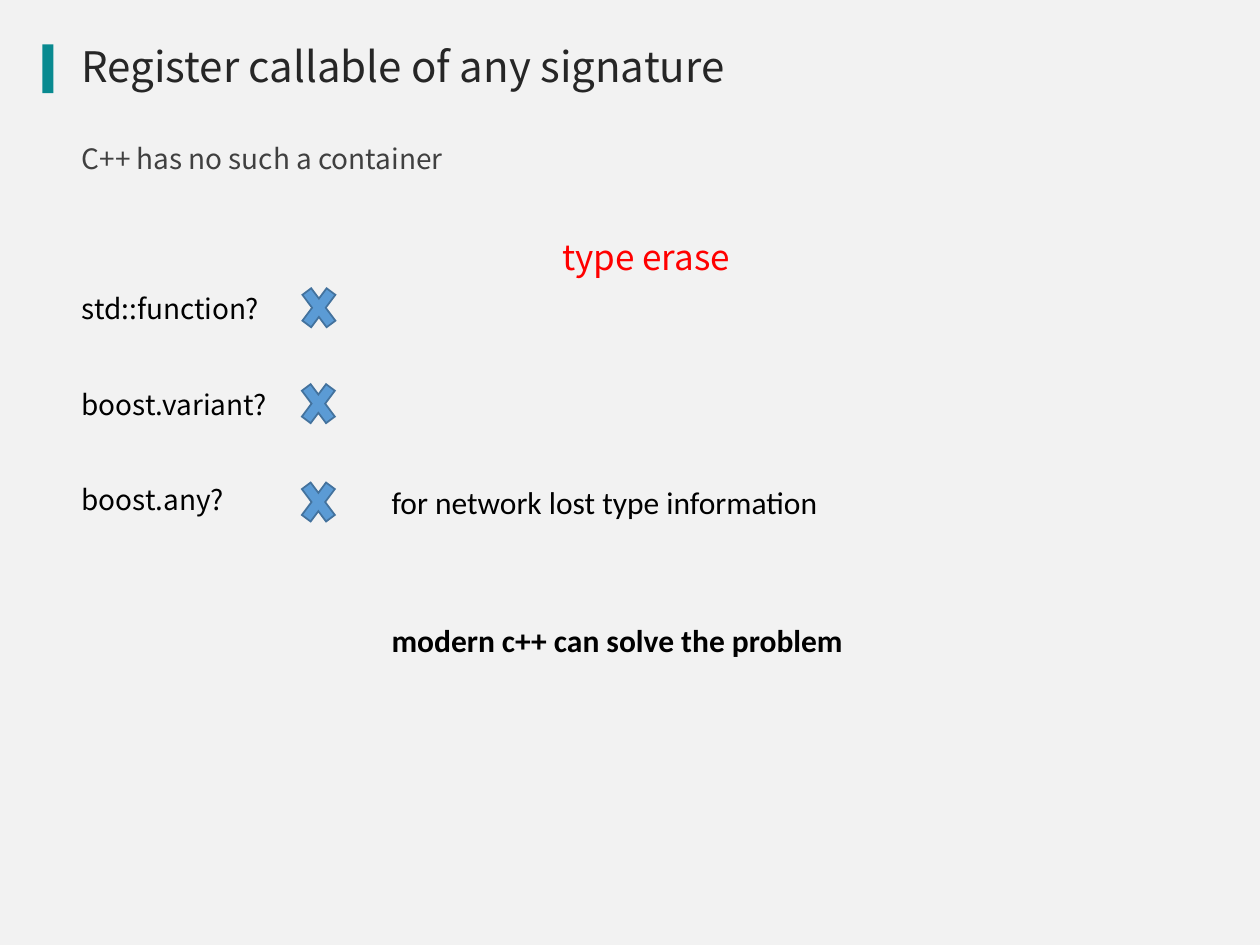
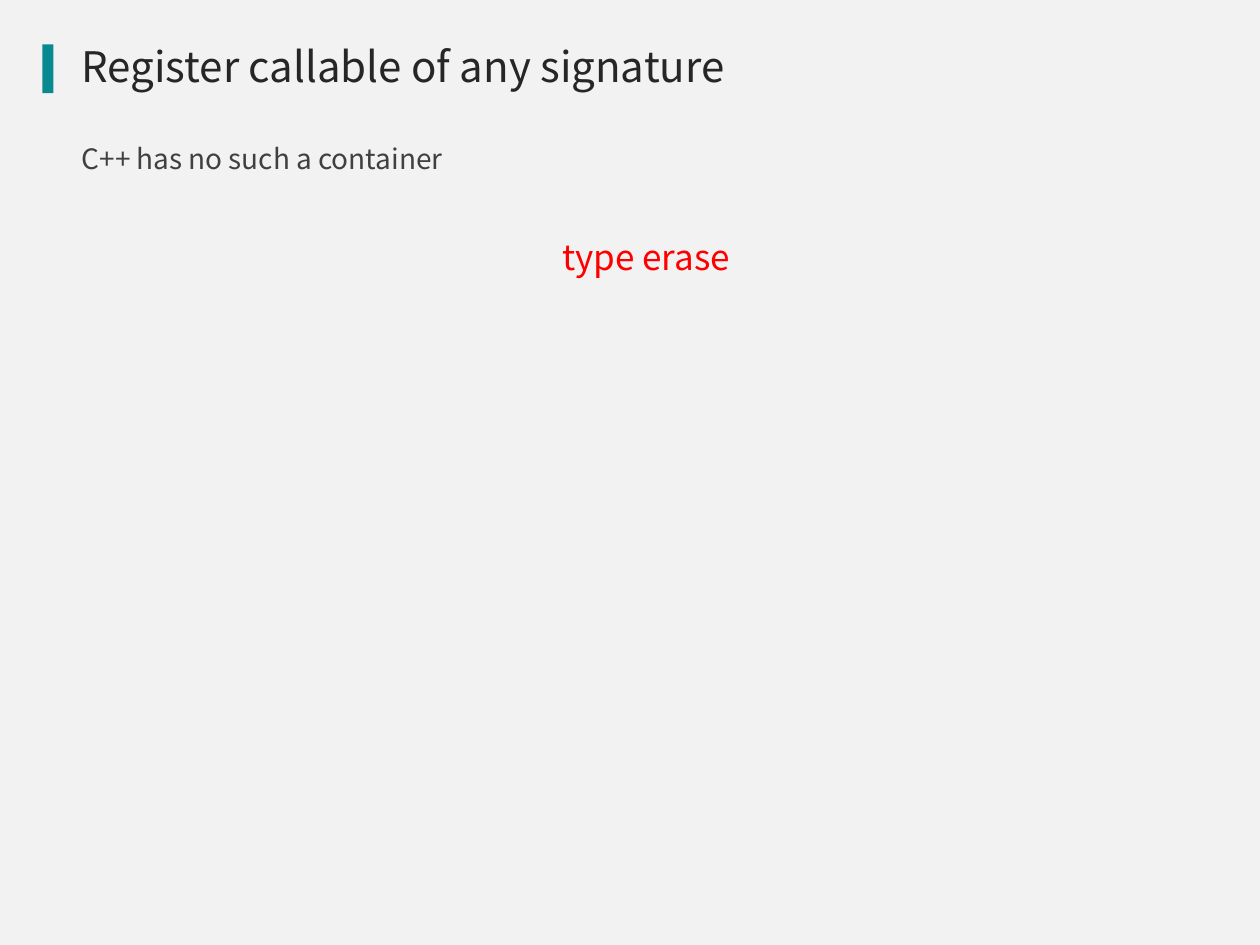
Before and after one commit to qicosmos/cppnow2017-ppt, a slide deck: slide 16 of An easy to use RPC framework implemented by c++11 and c++14.pptx (slide 14 before the commit). Drawn at 1260x945 pixels with LibreOffice and Linux fonts; fonts in the diff are those of the drawing; background and template pictures are left out. Boxes give left, top, right and bottom in pixels: in the first picture for what was removed or moved away, otherwise in the second. Text is boxed around its words. In the diff, an @@ line names an element or a change of style, - is before the commit and + after.

Commit message:
update

```diff
--- a/An easy to use RPC framework implemented by c++11 and c++14.pptx
+++ b/An easy to use RPC framework implemented by c++11 and c++14.pptx
@@ text at <box>82,296,267,517</box>: paragraphs removed @@
-std::function?
-boost.variant?
-boost.any?
@@ cross removed at <box>296,276,343,339</box> @@
@@ cross removed at <box>295,373,341,436</box> @@
@@ cross removed at <box>295,471,341,534</box> @@
@@ text removed at <box>392,492,817,519</box> @@
-for network lost type information
@@ text removed at <box>392,630,843,657</box> @@
-modern c++ can solve the problem
```
Also in this commit, not shown: 5 other slides changed, 11 slides added, 3 slides removed.
